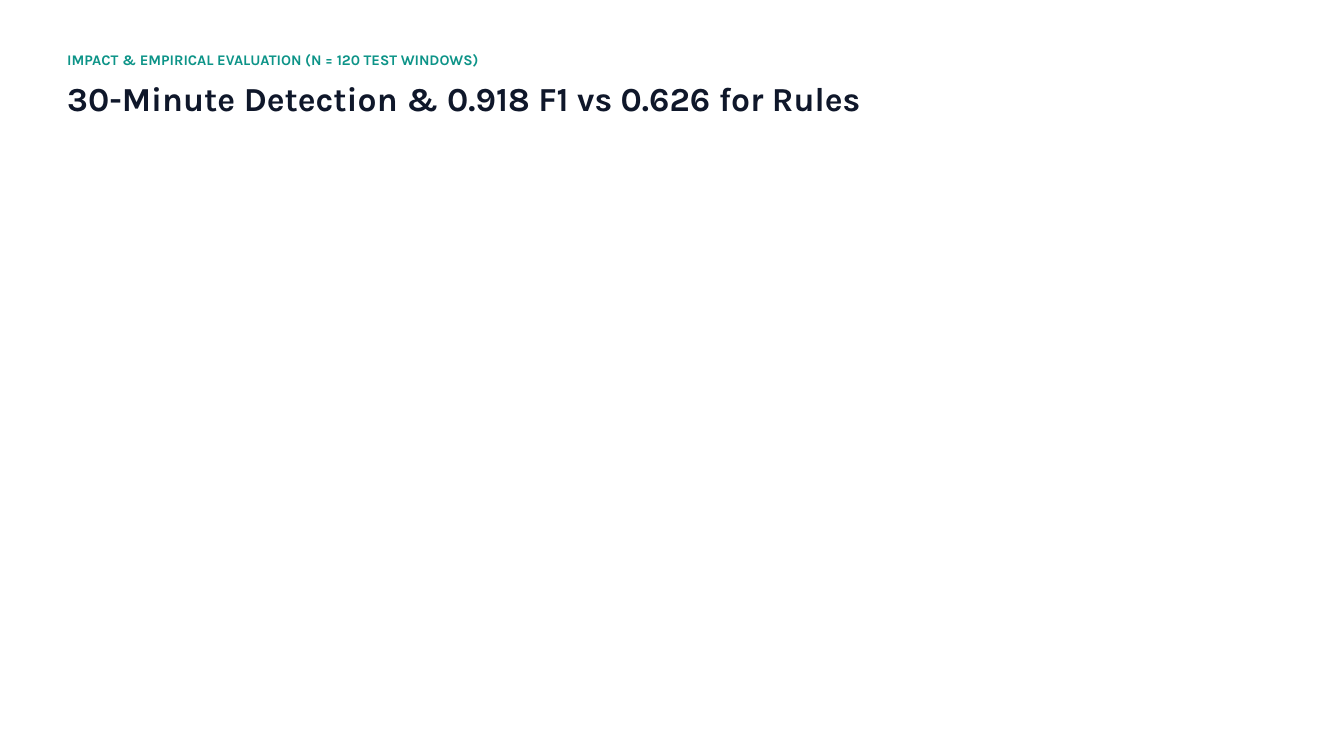
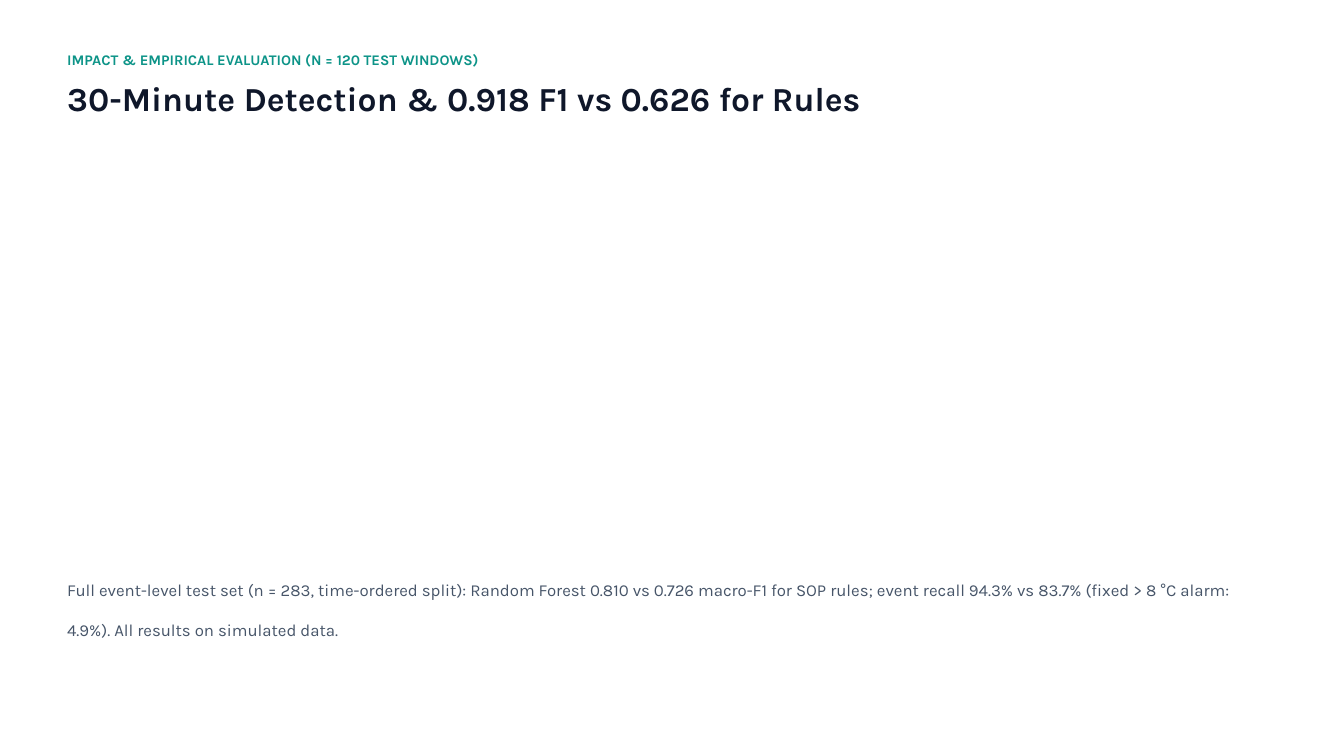
Before and after one commit to Muedi-M/ColdTrace, a slide deck: slide 5 of PROJECT_DOCS/ColdTrace — Cold-Chain Operations Console (1).pptx. Drawn at 1344x756 pixels with LibreOffice and Linux fonts; fonts in the diff are those of the drawing; background and template pictures are left out. Boxes give left, top, right and bottom in pixels: in the first picture for what was removed or moved away, otherwise in the second. Text is boxed around its words. In the diff, an @@ line names an element or a change of style, - is before the commit and + after.

```diff
--- a/PROJECT_DOCS/ColdTrace — Cold-Chain Operations Console (1).pptx
+++ b/PROJECT_DOCS/ColdTrace — Cold-Chain Operations Console (1).pptx
@@ text added at [67,583,1229,638], 12 pt, text #475569 @@
+Full event-level test set (n = 283, time-ordered split): Random Forest 0.810 vs 0.726 macro-F1 for SOP rules; event recall 94.3% vs 83.7% (fixed > 8 °C alarm: 4.9%). All results on simulated data.
```
Also in this commit, not shown: 4 other slides changed.
